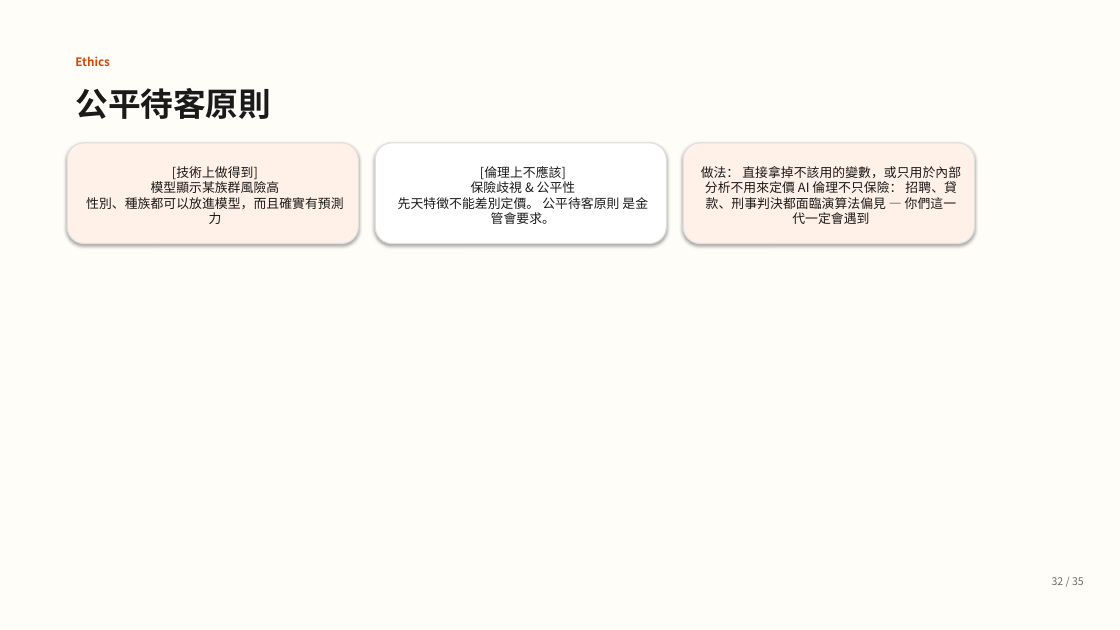
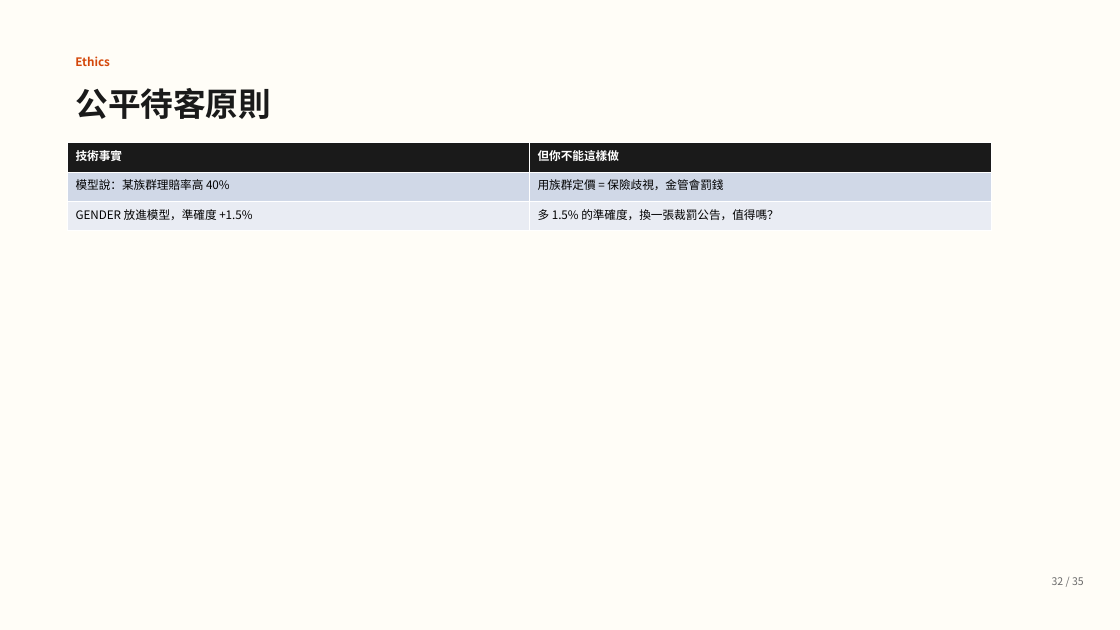
Before and after one commit to guanyuhoujeff/114-2-Data-Analysis-in-Casualty-Insurance-co-teaching, a slide deck: slide 32 of presentation_v2.pptx. Drawn at 1120x630 pixels with LibreOffice and Linux fonts; fonts in the diff are those of the drawing. Boxes give left, top, right and bottom in pixels: in the first picture for what was removed or moved away, otherwise in the second. Text is boxed around its words. In the diff, an @@ line names an element or a change of style, - is before the commit and + after.

```diff
--- a/presentation_v2.pptx
+++ b/presentation_v2.pptx
@@ rounded rectangle removed at [67,143,359,244] @@
-[技術上做得到]
-模型顯示某族群風險高
-性別、種族都可以放進模型，而且確實有預測力
@@ table added at [67,143,991,231], 3 rows, 2 columns @@
+技術事實 | 但你不能這樣做
+模型說：某族群理賠率高 40% | 用族群定價 = 保險歧視，金管會罰錢
+GENDER 放進模型，準確度 +1.5% | 多 1.5% 的準確度，換一張裁罰公告，值得嗎？
@@ rounded rectangle removed at [376,143,667,244] @@
-[倫理上不應該]
-保險歧視 & 公平性
-先天特徵不能差別定價。 公平待客原則 是金管會要求。
@@ rounded rectangle removed at [683,143,975,244] @@
-做法： 直接拿掉不該用的變數，或只用於內部分析不用來定價 AI 倫理不只保險： 招聘、貸款、刑事判決都面臨演算法偏見 — 你們這一代一定會遇到
```
Also in this commit, not shown: 15 other slides changed, 6 slides added, 6 slides removed, 4 other files.
